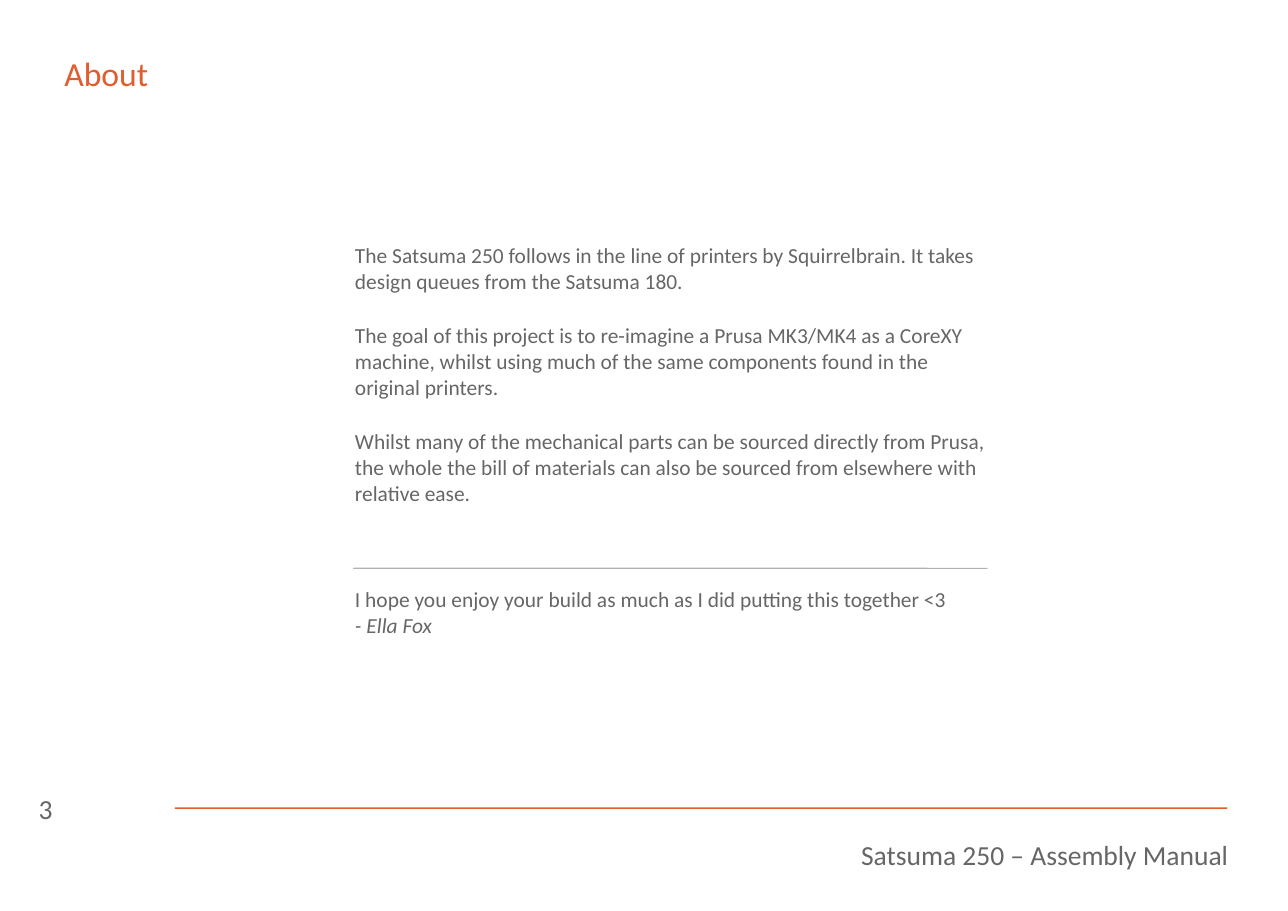
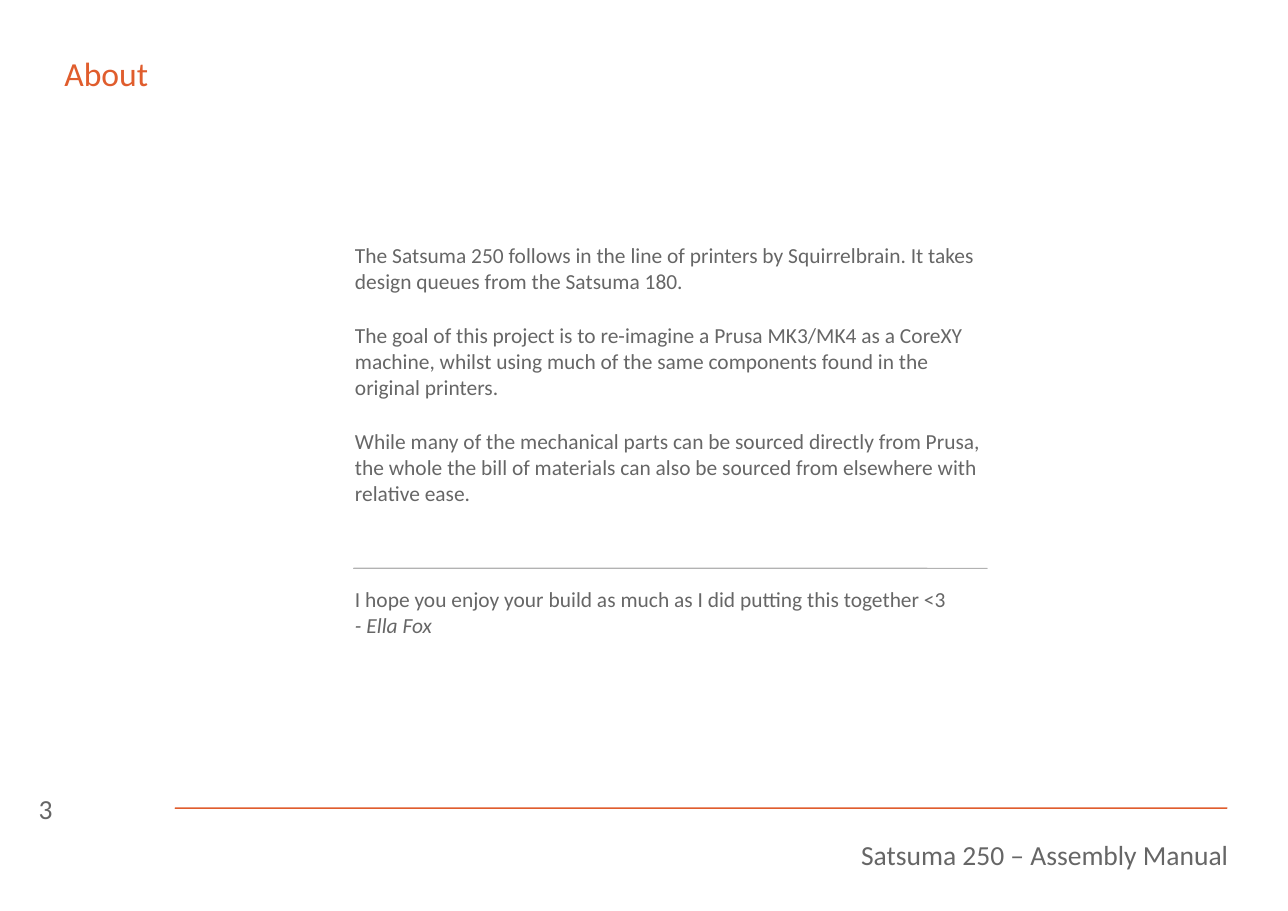
Before and after one commit to Satsuma3D/Satsuma-250, a slide deck: slide 3 of Manual/Assembly Manual.odp. Drawn at 1288x911 pixels with LibreOffice and Linux fonts; fonts in the diff are those of the drawing. Boxes give left, top, right and bottom in pixels: in the first picture for what was removed or moved away, otherwise in the second. Text is boxed around its words. In the diff, an @@ line names an element or a change of style, - is before the commit and + after.

```diff
--- a/Manual/Assembly Manual.odp
+++ b/Manual/Assembly Manual.odp
@@ text at <box>355,434,980,501</box>: text changed @@
-Whilst many of the mechanical parts can be sourced directly from Prusa, the whole the bill of materials can also be sourced from elsewhere with relative ease.
+While many of the mechanical parts can be sourced directly from Prusa, the whole the bill of materials can also be sourced from elsewhere with relative ease.
```
Also in this commit, not shown: 1 other file.
